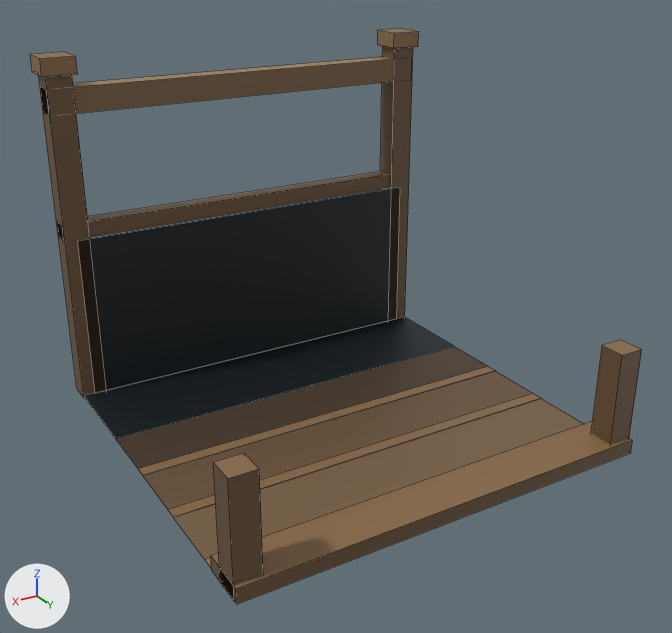
Renders of the Blender file art/kit/buildings/building.stair_down/building.stair_down.4.blend from each side of a commit.
Both versions are drawn from a camera (50 mm lens) standing at (1.035, 1.709, 1.136) and looking at (0.027, 0.028, 0.296). Every picture has the same lights, and +X, +Y and +Z are marked at lower left. The picture after the commit comes second. Mesh edges are drawn as thin lines.

In view in the first picture: 'stair_down'.
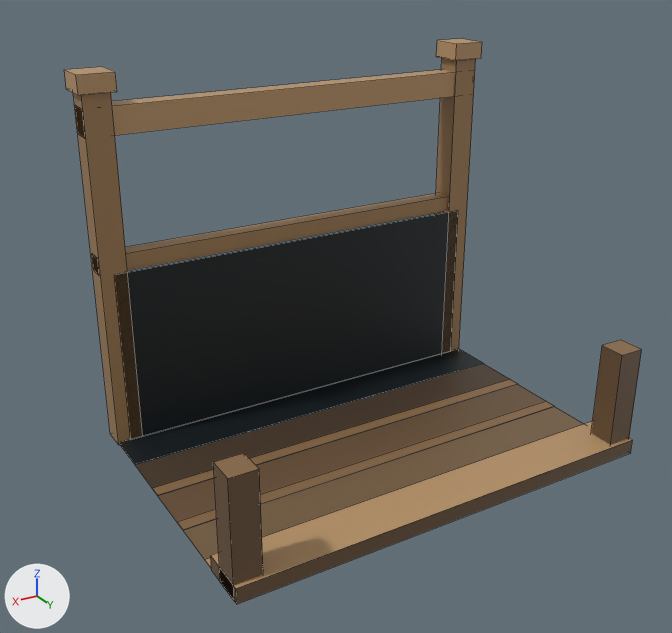
Edits to the bpy script that builds the scene:
```text
Change me_stair_down:
    used by ob_stair_down; location = (0.0, 0.0, 0.0)
    remove me_stair_down.from_pydata(...)  # 104 vertices, 62 faces; spans x -0.51..0.51, y -0.51..0.47, z 0.0..0.85
    add me_stair_down.from_pydata(...)  # 104 vertices, 62 faces; spans x -0.51..0.51, y -0.24..0.47, z 0.0..0.85
    me_stair_down part 1: the loose piece of 4 vertices spanning x -0.5..0.5, y 0.14..0.17, z 0.006 is moved by (0.0, 0.05, 0.0)
    me_stair_down part 2: the loose piece of 4 vertices spanning x -0.5..0.5, y -0.04..-0.01, z 0.007 is moved by (0.0, 0.09, 0.0)
    me_stair_down part 3: the loose piece of 4 vertices spanning x -0.47..0.47, y -0.44, z 0.005..0.42 is moved by (0.0, 0.27, 0.0)
    me_stair_down part 4: the loose piece of 8 vertices spanning x -0.5..-0.44, y -0.5..-0.44, z 0.0..0.81 is moved by (0.0, 0.27, 0.0)
    me_stair_down part 5: the loose piece of 8 vertices spanning x -0.51..-0.43, y -0.51..-0.43, z 0.81..0.85 is moved by (0.0, 0.27, 0.0)
    me_stair_down part 6: the loose piece of 8 vertices spanning x 0.44..0.5, y -0.5..-0.44, z 0.0..0.81 is moved by (0.0, 0.27, 0.0)
    me_stair_down part 7: the loose piece of 8 vertices spanning x 0.43..0.51, y -0.51..-0.43, z 0.81..0.85 is moved by (0.0, 0.27, 0.0)
    me_stair_down part 8: the loose piece of 8 vertices spanning x -0.5..0.5, y -0.495..-0.445, z 0.72..0.78 is moved by (0.0, 0.27, 0.0)
    me_stair_down part 9: the loose piece of 8 vertices spanning x -0.5..0.5, y -0.49..-0.45, z 0.42..0.46 is moved by (0.0, 0.27, 0.0)
    me_stair_down part 10: all 4 vertices in x -0.5..0.5, y 0.17, z 0.004..0.005 are moved by (0.0, 0.05, 0.0)
    me_stair_down part 11: all 4 vertices in x -0.5..0.5, y -0.01, z 0.005..0.006 are moved by (0.0, 0.09, 0.0)
    me_stair_down part 12: all 4 vertices in x -0.5..0.5, y -0.19, z 0.006..0.007 are moved by (0.0, 0.13, 0.0)
    me_stair_down part 13: all 2 vertices in x -0.5..0.5, y -0.44, z 0.007 are moved by (0.0, 0.27, 0.0)
    me_stair_down part 14: texture (UV) coordinates of 36 of 62 faces, centred in x -0.51..0.51, y -0.51..0.415, z 0.0..0.85, changed; they spanned u 0.19..0.56, v 0.72..0.72 and now span u 0.06..0.19, v 0.72..0.72
```

Pixel boxes (x1, y1, x2, y2) of what changed, in the pictures (672 x 633 px; the box of a moved part takes in the faces that stretch with it):
'stair_down', reshaped, surface changed
    before: (30, 29, 642, 604)
    after: (64, 39, 642, 604)
part 1 of me_stair_down, moved or reshaped
    before: (168, 393, 541, 517)
    after: (178, 401, 554, 529)
part 2 of me_stair_down, moved or reshaped
    before: (138, 366, 495, 475)
    after: (153, 379, 518, 495)
part 3 of me_stair_down, moved or reshaped
    before: (78, 187, 400, 392)
    after: (115, 211, 458, 439)
part 4 of me_stair_down, moved or reshaped
    before: (380, 46, 413, 321)
    after: (435, 58, 476, 353)
part 5 of me_stair_down, moved or reshaped
    before: (378, 29, 419, 49)
    after: (436, 39, 482, 61)
part 6 of me_stair_down, moved or reshaped
    before: (38, 75, 106, 398)
    after: (73, 93, 143, 445)
part 7 of me_stair_down, moved or reshaped
    before: (30, 52, 77, 77)
    after: (64, 67, 117, 95)
part 8 of me_stair_down, moved or reshaped
    before: (41, 57, 394, 114)
    after: (75, 70, 455, 138)
part 9 of me_stair_down, moved or reshaped
    before: (58, 171, 390, 241)
    after: (92, 193, 447, 275)
part 10 of me_stair_down, moved or reshaped
    before: (174, 399, 583, 568)
    after: (183, 407, 583, 568)
part 11 of me_stair_down, moved or reshaped
    before: (143, 371, 540, 517)
    after: (158, 384, 554, 530)
part 12 of me_stair_down, moved or reshaped
    before: (116, 347, 493, 475)
    after: (135, 364, 516, 495)
part 13 of me_stair_down, moved or reshaped
    before: (84, 317, 454, 439)
    after: (119, 349, 484, 464)
part 14 of me_stair_down, surface changed (lighter)
    before: (30, 29, 632, 588)
    after: (64, 39, 632, 588)
